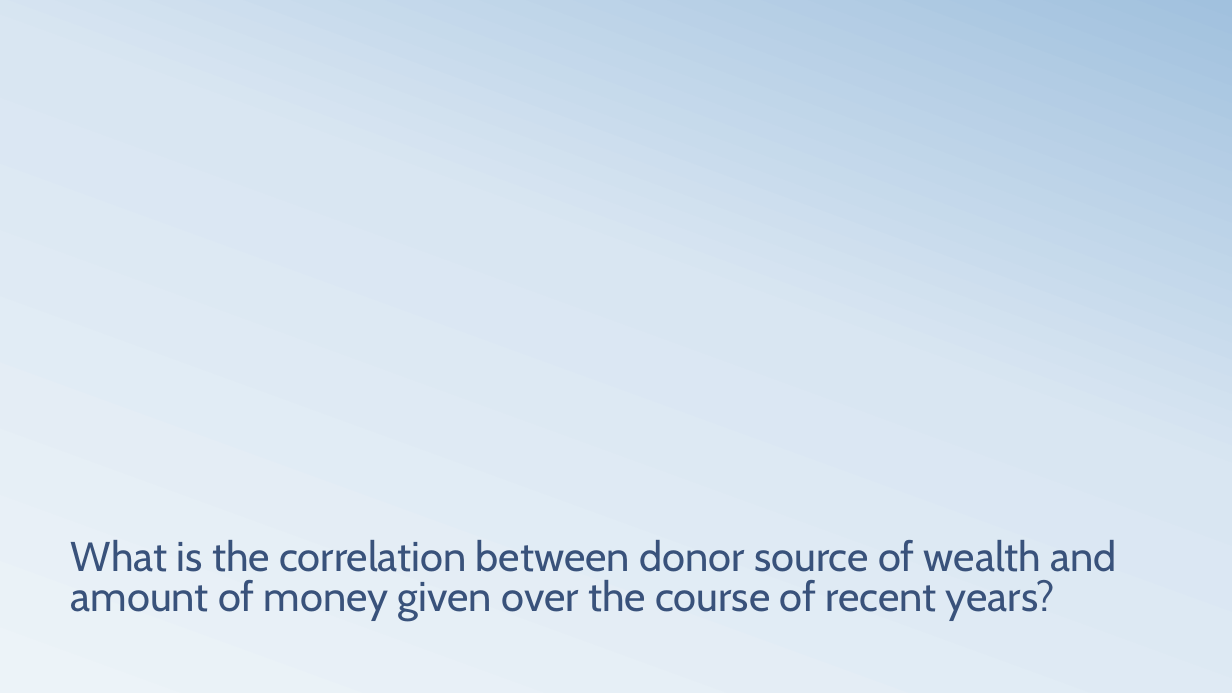
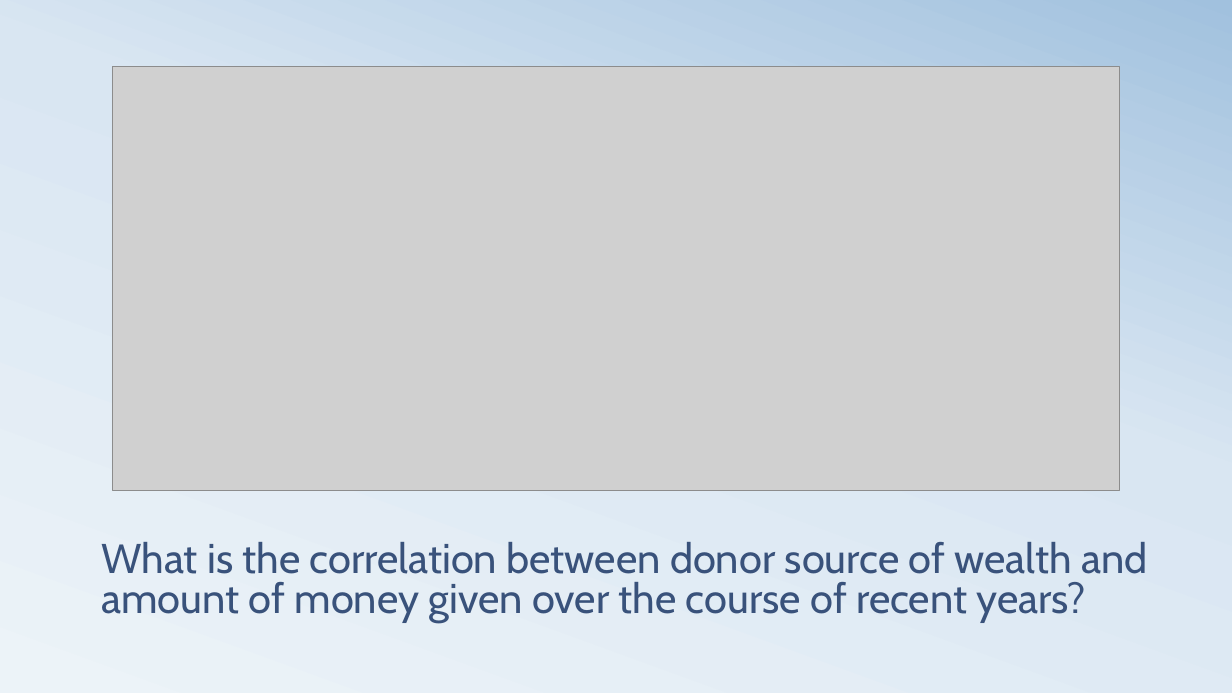
Before and after one commit to kjwunderlich/project-one---sphinx, a slide deck: slide 9 of Team_Sphinx_Presentation_20181011.pptx. Drawn at 1232x693 pixels with LibreOffice and Linux fonts; fonts in the diff are those of the drawing; grey boxes stand for pictures. Boxes give left, top, right and bottom in pixels: in the first picture for what was removed or moved away, otherwise in the second. Text is boxed around its words. In the diff, an @@ line names an element or a change of style, - is before the commit and + after.

Commit message:
Adding new graphs

```diff
--- a/Team_Sphinx_Presentation_20181011.pptx
+++ b/Team_Sphinx_Presentation_20181011.pptx
@@ picture added at [113, 67, 1119, 490] @@
@@ title "What is the correlation between ...": place and size @@
-title "What is the correlation between ..." at [71, 540, 1117, 621]
+title "What is the correlation between ..." at [102, 542, 1147, 624]
```
